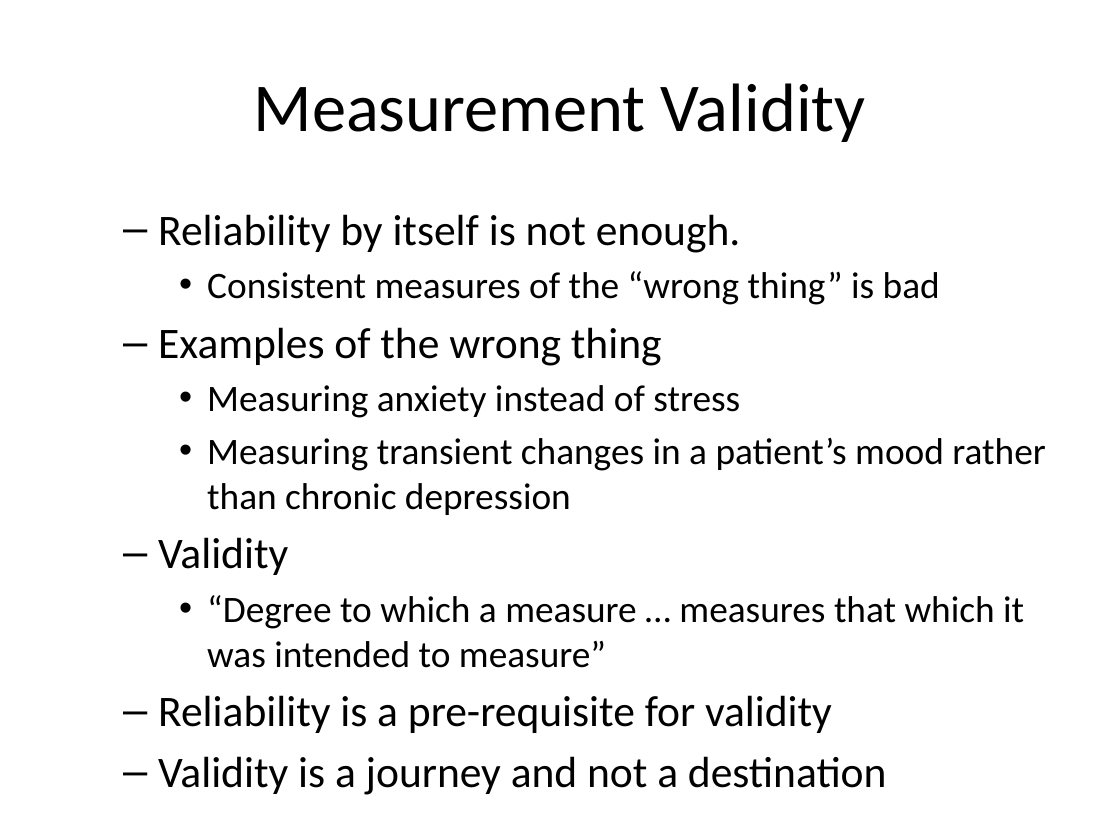
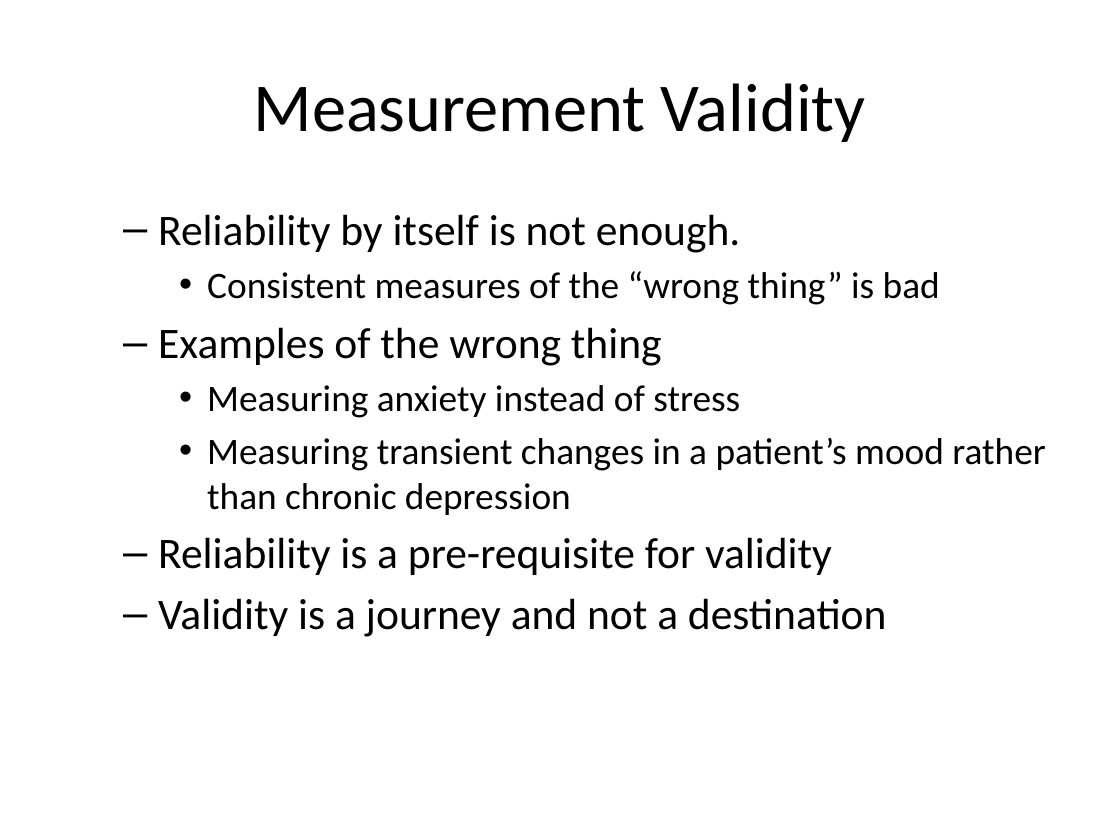
Before and after one commit to pmean/reliability-and-validity, a slide deck: slide 25 of src/rav.pptx (slide 24 before the commit). Drawn at 1120x840 pixels with LibreOffice and Linux fonts; fonts in the diff are those of the drawing. Boxes give left, top, right and bottom in pixels: in the first picture for what was removed or moved away, otherwise in the second. Text is boxed around its words. In the diff, an @@ line names an element or a change of style, - is before the commit and + after.

```diff
--- a/src/rav.pptx
+++ b/src/rav.pptx
@@ text at box(158, 537, 1024, 668): paragraphs removed @@
-  – Validity
-    • “Degree to which a measure … measures that which it was intended to measure”
```
Also in this commit, not shown: 15 other slides changed, 18 slides added, 5 slides removed, 3 other files.
